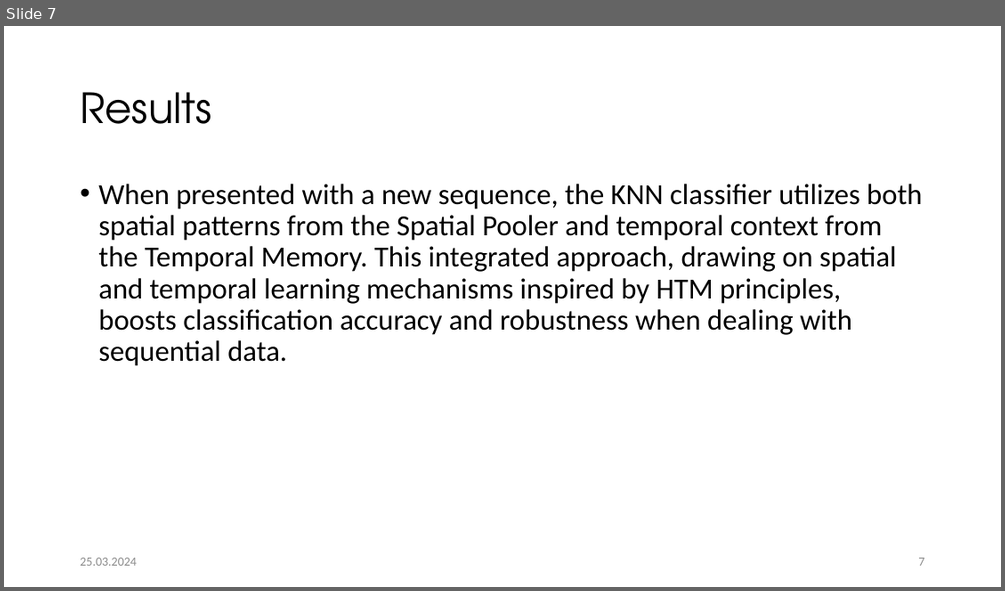
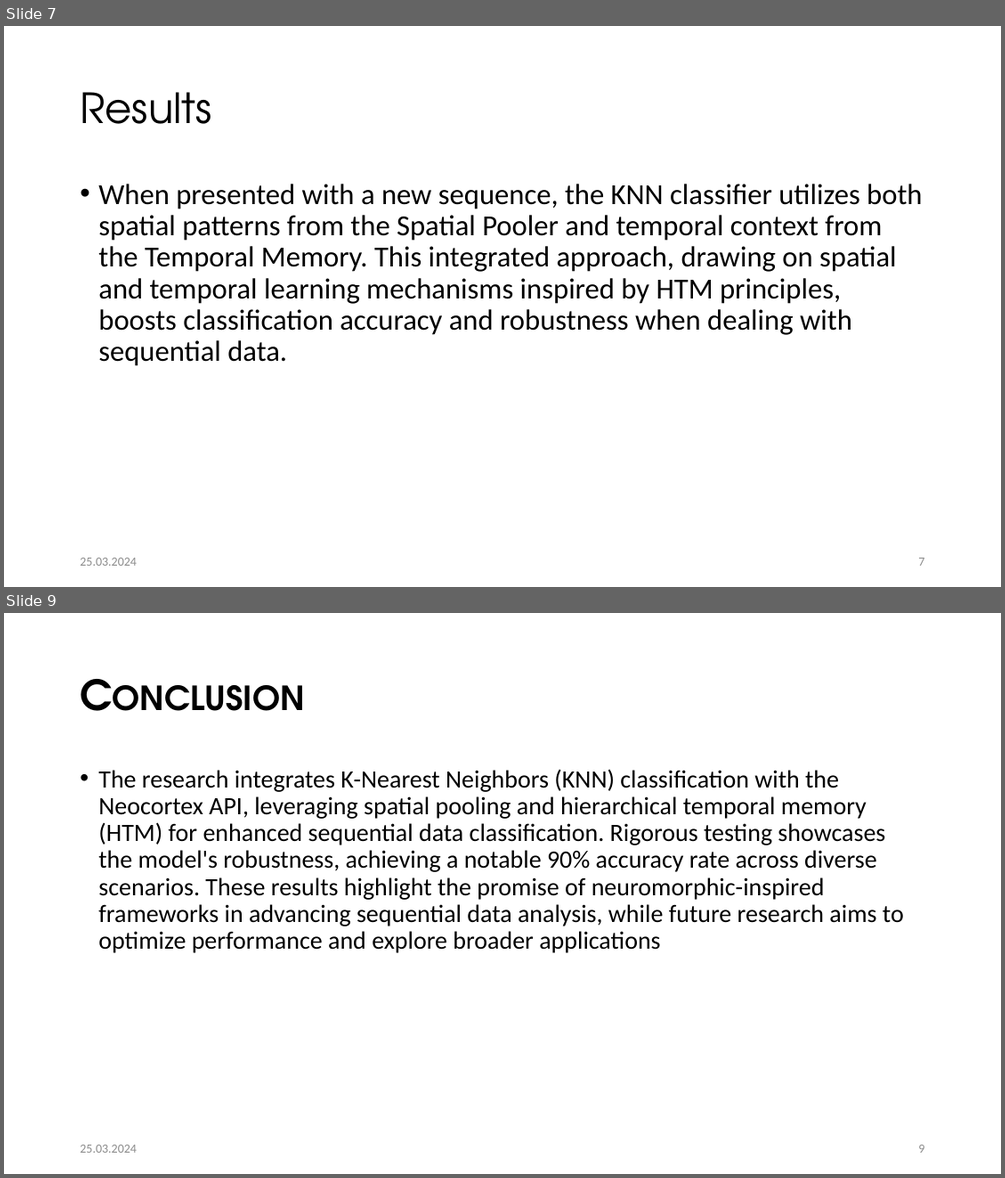
Before and after one commit to Fahad-Jabbar/neocortexapi, a slide deck: source/MySEProject/Documentation/Implement_the_KNN__Classifier_KNN_Quest.pptx. Shown one above the other, each under a label of ours: slide 7 before the commit, slides 7 and 9 after it; the slides between them are not shown. The pictures are 1005x591 and 1005x1178 pixels, drawn with LibreOffice and Linux fonts; fonts in the diff are those of the drawing. Boxes give left, top, right and bottom in pixels: in the first picture for what was removed or moved away, otherwise in the second. Text is boxed around its words. In the diff, an @@ line names an element or a change of style, - is before the commit and + after.

```diff
--- a/source/MySEProject/Documentation/Implement_the_KNN__Classifier_KNN_Quest.pptx
+++ b/source/MySEProject/Documentation/Implement_the_KNN__Classifier_KNN_Quest.pptx
@@ slide 9 added at (4, 613, 1001, 1174), background #FFFFFF @@
@@ title added at (73, 643, 933, 751), 40 pt, text #000000, bold, small capitals @@
+Conclusion
@@ text added at (98, 769, 904, 953), 24 pt, text #000000 @@
+• The research integrates K-Nearest Neighbors (KNN) classification with the Neocortex API, leveraging spatial pooling and hierarchical temporal memory (HTM) for enhanced sequential data classification. Rigorous testing showcases the model's robustness, achieving a notable 90% accuracy rate across diverse scenarios. These results highlight the promise of neuromorphic-inspired frameworks in advancing sequential data analysis, while future research aims to optimize performance and explore broader applications
@@ text added at (80, 1144, 137, 1152), 12 pt, text #8C8C8C @@
+25.03.2024
@@ page number added at (918, 1144, 924, 1152), 12 pt, text #8C8C8C @@
+9
```
Also in this commit, not shown: 1 other slide added.
